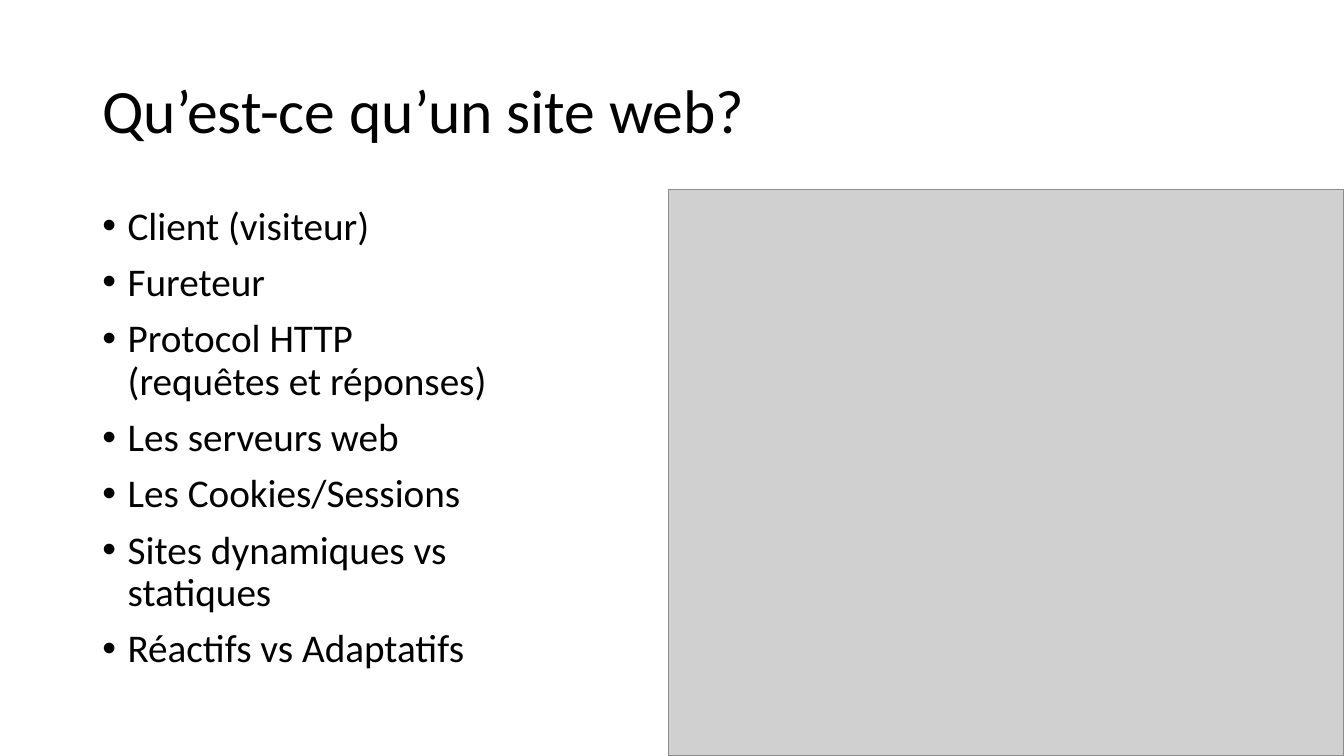
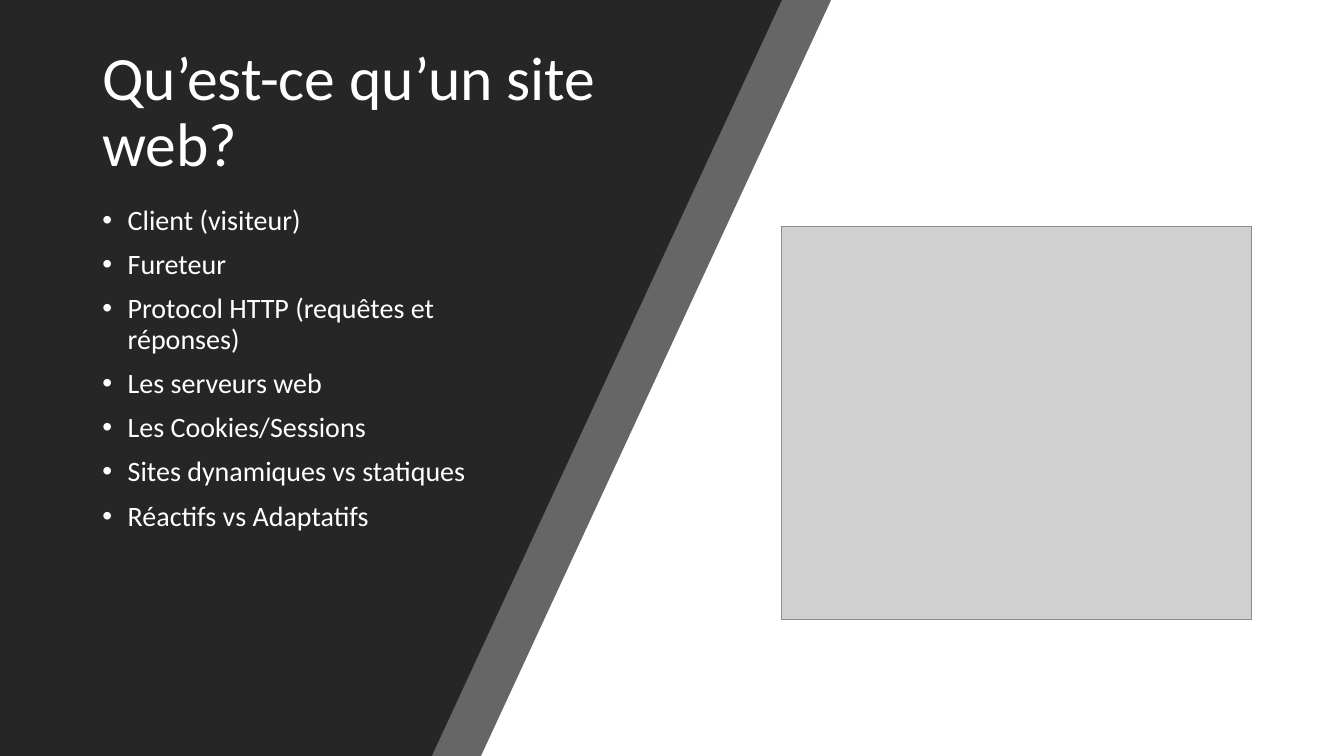
Before and after one commit to fragmatyc/SAAQ, a slide deck: slide 6 of HTML/1. Présentation/Cours HTML - v1.0.pptx. Drawn at 1344x756 pixels with LibreOffice and Linux fonts; fonts in the diff are those of the drawing; grey boxes stand for pictures. Boxes give left, top, right and bottom in pixels: in the first picture for what was removed or moved away, otherwise in the second. Text is boxed around its words. In the diff, an @@ line names an element or a change of style, - is before the commit and + after.

```diff
--- a/HTML/1. Présentation/Cours HTML - v1.0.pptx
+++ b/HTML/1. Présentation/Cours HTML - v1.0.pptx
@@ freeform shape added at (0,0,832,756), fill #262626 at 70% opacity @@
@@ freeform shape added at (0,0,782,756), fill #262626 @@
@@ title "Qu’est-ce qu’un site web?" at (102,57,596,167): text colour #000000 to #FFFFFF @@
@@ text "Client (visiteur)" at (128,209,465,531): size 28 to 20 pt, text colour #000000 to #FFFFFF @@
@@ picture: place and size @@
-picture at (668,190,1344,756)
+picture at (782,227,1252,620)
```
Also in this commit, not shown: 4 other slides changed, 6 slides added, 1 slide removed, 6 other files.
